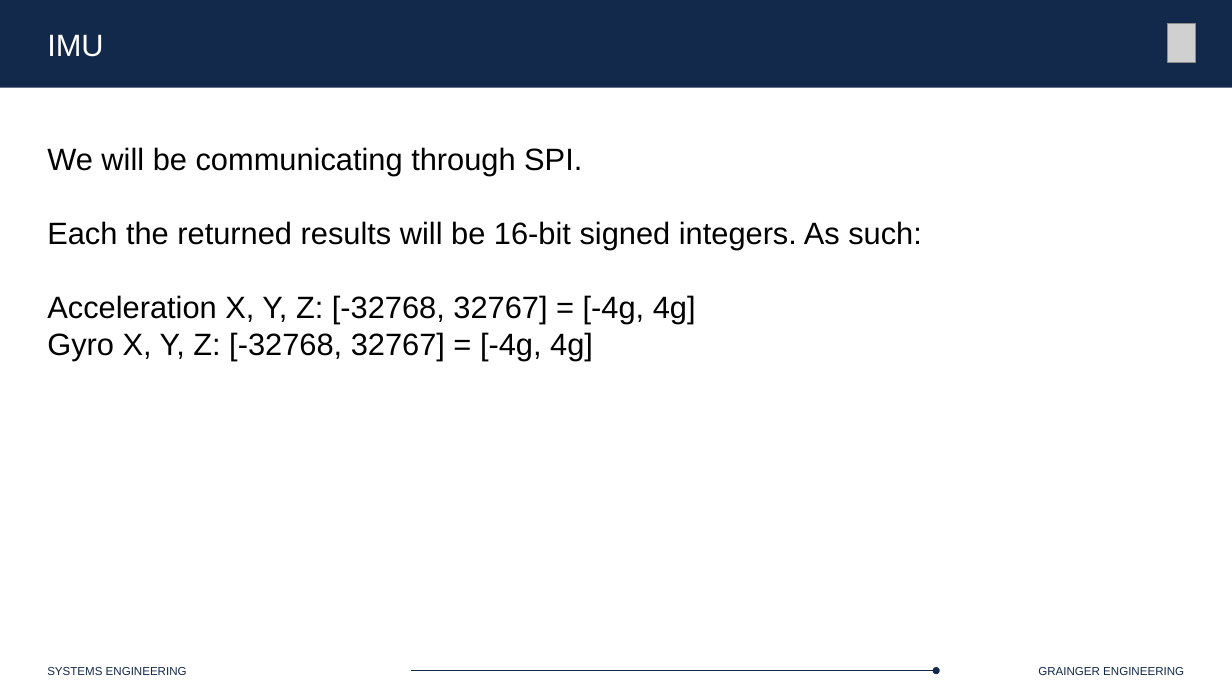
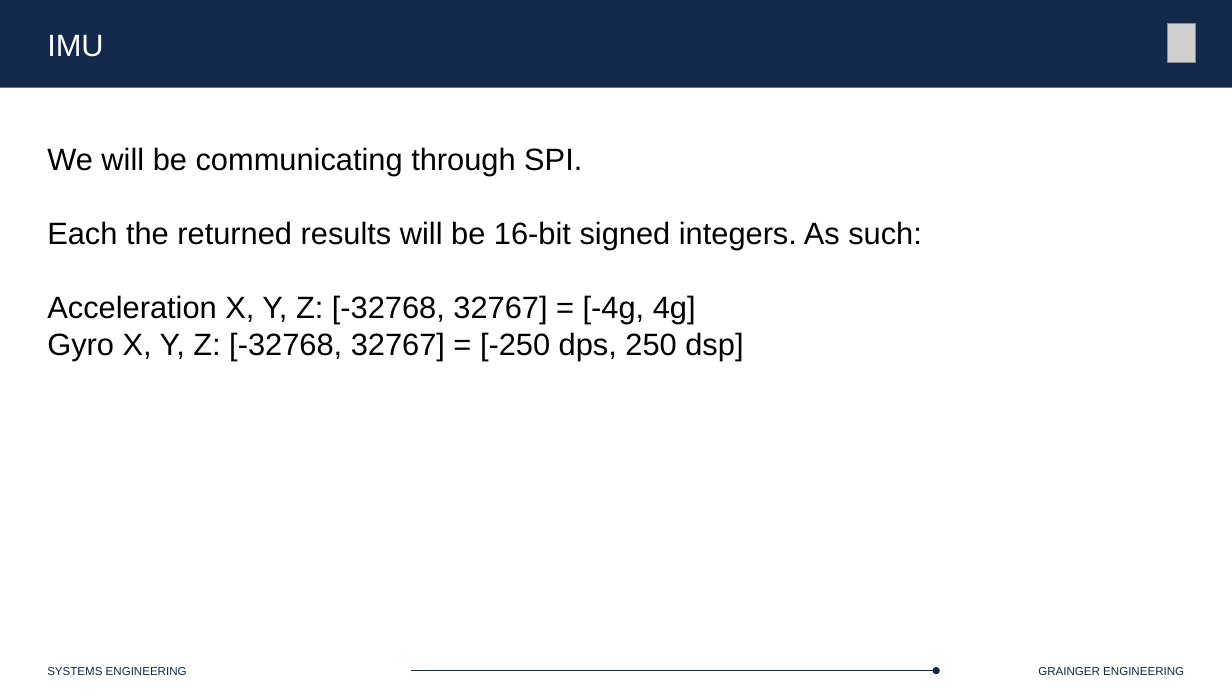
Before and after one commit to Marius-Juston/SE-423---Class-Material, a slide deck: slide 28 of Lectures/Slides/L12.pptx. Drawn at 1232x693 pixels with LibreOffice and Linux fonts; fonts in the diff are those of the drawing; grey boxes stand for pictures. Boxes give left, top, right and bottom in pixels: in the first picture for what was removed or moved away, otherwise in the second. Text is boxed around its words. In the diff, an @@ line names an element or a change of style, - is before the commit and + after.

Commit message:
fixed mispelling

```diff
--- a/Lectures/Slides/L12.pptx
+++ b/Lectures/Slides/L12.pptx
@@ text at [47,332,743,360]: text changed @@
-Gyro X, Y, Z: [-32768, 32767] = [-4g, 4g]
+Gyro X, Y, Z: [-32768, 32767] = [-250 dps, 250 dsp]
```
